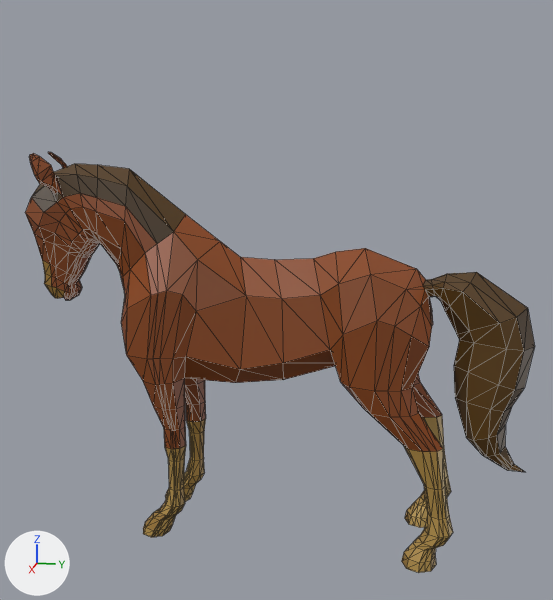
One commit to the glTF model world/models/Horse.glb: the scene before it, then after it.
One viewpoint serves both versions: a camera (50 mm lens) standing at (4.6, 0.83, 2.81) and looking at (0.0, -0.09, 1.66). The axes (+X, +Y, +Z) are drawn at lower left. The lights are the same throughout. The picture after the commit comes second. Mesh edges are drawn as thin lines. Vertices at exactly the same position are counted once.

In view in the first picture: 'Horse'.
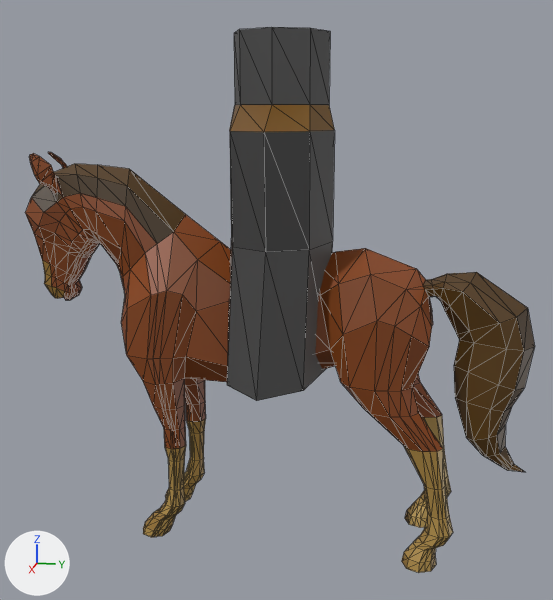
What differs and where, as boxes (x1, y1, x2, y2) in the pictures (553 x 600 px):
'Horse', reshaped (30% taller): before (25, 152, 535, 573); after (25, 27, 535, 573)
part 1 of me_cylinder_0, added: after (227, 27, 335, 401)

The change, as a diff of the scene's bpy script:
```diff
--- a/world/models/Horse.glb.py
+++ b/world/models/Horse.glb.py
@@ me_cylinder_0 @@
 # used by ob_horse; location = (0.0, 0.0, 0.0)
-me_cylinder_0.from_pydata(...)  # 1046 vertices, 1900 faces; spans x -0.37..0.37, y -1.73..1.49, z 0.09..2.56
+me_cylinder_0.from_pydata(...)  # 1086 vertices, 1976 faces; spans x -0.7..0.7, y -1.73..1.49, z 0.09..3.26
+# me_cylinder_0 part 1: a new loose piece of 40 vertices spanning x -0.7..0.7, y -0.38..0.26, z 1.26..3.26, in mat_material_002 (picture img_paletaarcoiris2)
 me_cylinder_0.materials.append(mat_material_002)
```
